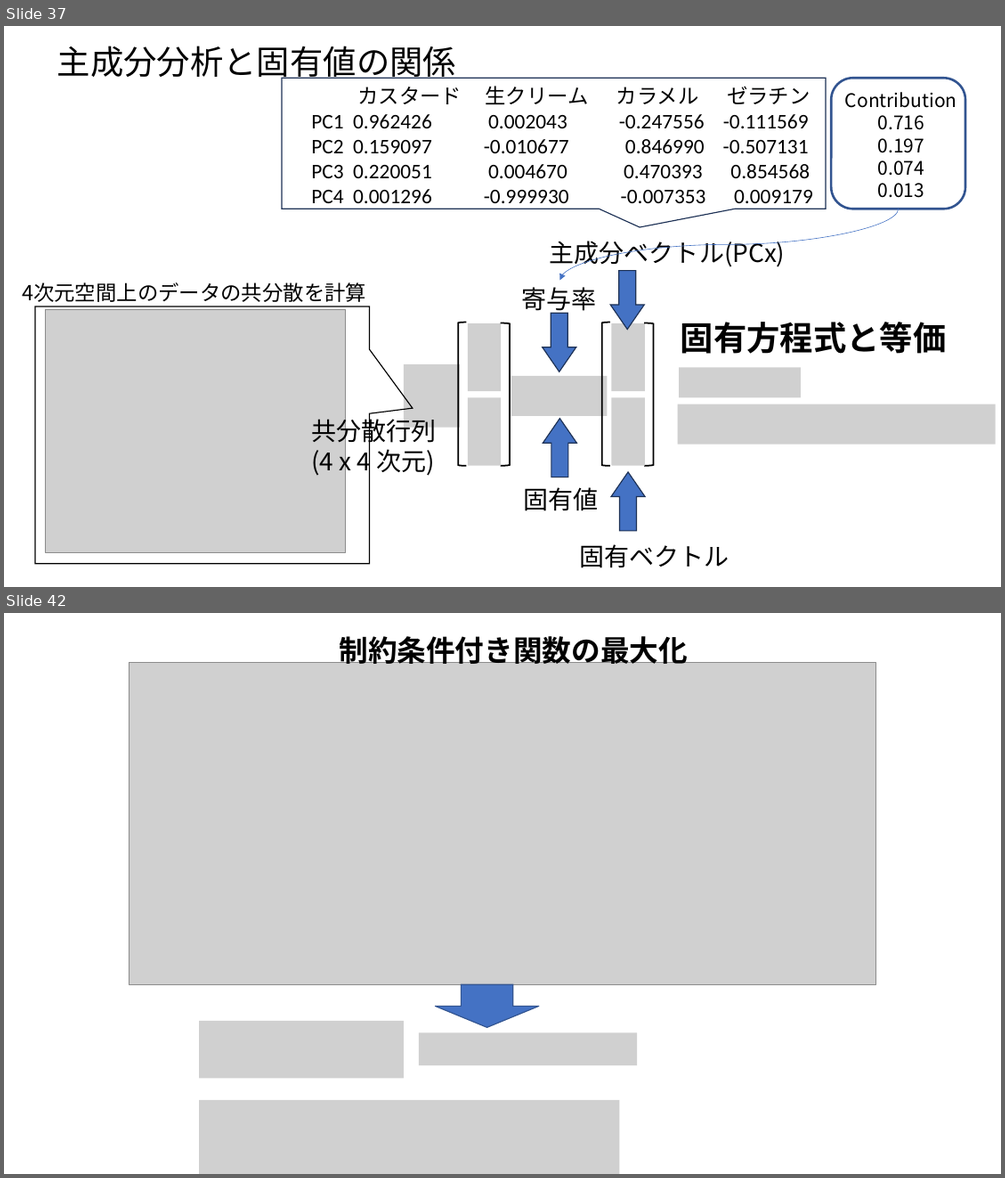
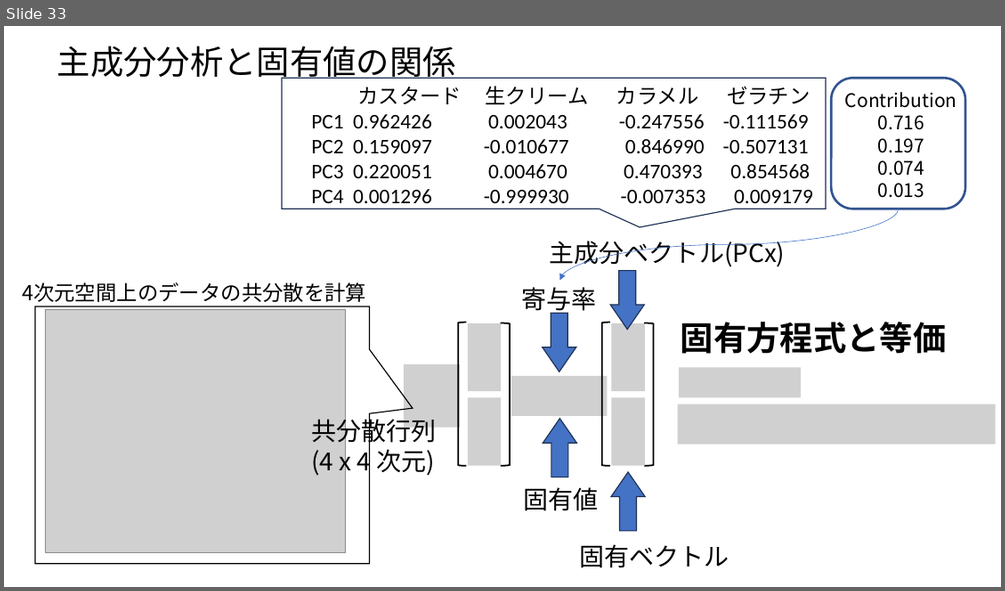
Before and after one commit to ueharaLab/NLP_7-PCA, a slide deck: NLP_6 PCA(BASICS).pptx. Shown one above the other, each under a label of ours: slides 37 and 42 before the commit, slide 33 after it; the slides between them are not shown. The pictures are 1005x1178 and 1005x591 pixels, drawn with LibreOffice and Linux fonts; fonts in the diff are those of the drawing; grey boxes stand for pictures. Boxes give left, top, right and bottom in pixels: in the first picture for what was removed or moved away, otherwise in the second. Text is boxed around its words. In the diff, an @@ line names an element or a change of style, - is before the commit and + after.

```diff
--- a/NLP_6 PCA(BASICS).pptx
+++ b/NLP_6 PCA(BASICS).pptx
@@ slide 42 removed at box(4, 613, 1001, 1174), background #FFFFFF @@
@@ text removed at box(340, 632, 688, 664) @@
-制約条件付き関数の最大化
@@ picture removed at box(129, 662, 877, 985) @@
@@ down arrow removed at box(435, 985, 539, 1027) @@
@@ picture removed at box(199, 1021, 404, 1078) @@
@@ picture removed at box(419, 1032, 638, 1065) @@
@@ picture removed at box(199, 1100, 619, 1174) @@
@@ what was slide 37 is now slide 33 @@
```
Also in this commit, not shown: 6 slides changed, 11 other slides removed, 5 other files.
